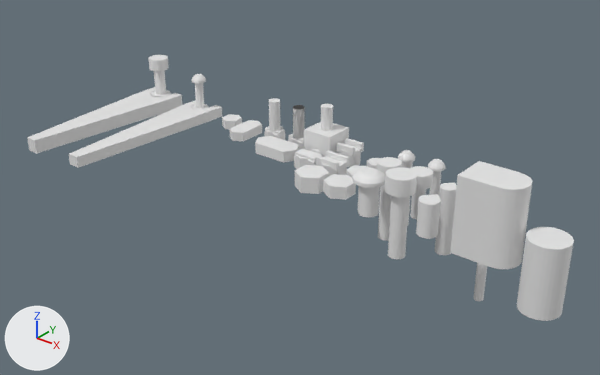
The Blender file lib/screws_and_nuts.blend, before and after one commit.
The view is the same before and after, from a camera (50 mm lens) standing at (124.0, -182.8, 102.6) and looking at (-13.7, -10.7, -4.1). Arrows for +X, +Y and +Z are at lower left; the lights stay in place.

The scene before the commit, as lines of its bpy script (objects in view):
```python
ob_m3_spanner_tool = bpy.data.objects.new('m3_spanner_tool', me_cube_004)
ob_m3_spanner_tool.location = (-74.0, 4.6, 0.0)
ob_m4_spanner_tool_001 = bpy.data.objects.new('m4_spanner_tool.001', me_cube_005)
ob_m4_spanner_tool_001.location = (-95.0, 4.6, 0.0)
ob_nut_m3_002 = bpy.data.objects.new('nut_m3.002', me_cylinder_035)
ob_nut_m3_002.location = (-74.0, 9.0, 0.2)
ob_nut_m3_cut_001 = bpy.data.objects.new('nut_m3_cut.001', me_cylinder_031)
ob_nut_m3_cut_001.parent = ob_m3_spanner_tool
ob_nut_m3_cut_001.location = (-74.0, 9.0, 3.07)
ob_nut_m4_003 = bpy.data.objects.new('nut_m4.003', me_cylinder_037)
ob_nut_m4_003.location = (-95.0, 10.0, 0.0)
ob_nut_m4_insert_cut = bpy.data.objects.new('nut_m4_insert_cut', me_cylinder_015)
ob_nut_m4_insert_cut.location = (-35.0, 0.0, 0.0)
ob_nut_m4_insert_cut_001 = bpy.data.objects.new('nut_m4_insert_cut.001', me_cylinder_036)
ob_nut_m4_insert_cut_001.parent = ob_m4_spanner_tool_001
ob_nut_m4_insert_cut_001.location = (-95.0, 10.0, 0.0)
ob_nut_m4_insert_cut_001.rotation_euler = (0.0, 0.0, 1.571)  # degrees (0, 0, 90)
ob_scrw_m3x12_001 = bpy.data.objects.new('scrw_m3x12.001', me_cylinder_033)
ob_scrw_m3x12_001.location = (-74.0, 9.0, 11.0)
ob_scrw_m4x20_001 = bpy.data.objects.new('scrw_m4x20.001', me_cylinder_038)
ob_scrw_m4x20_001.location = (-95.0, 10.0, 11.0)
# also in view: 'scrw_m5x10__droop_cutout' at (29.0, -9.5, 0.0); 'scrw_m4x10' at (20.0, 0.0, 0.0); 'scrw_m5_head_cutout_halfround' at (47.3, -10.0, 6.1); 'nut_m3_cut_src' at (-30.0, 9.0, 4.3); 'scrw_m5x10_tolerance_cutout' at (10.0, -10.0, 0.0)
```
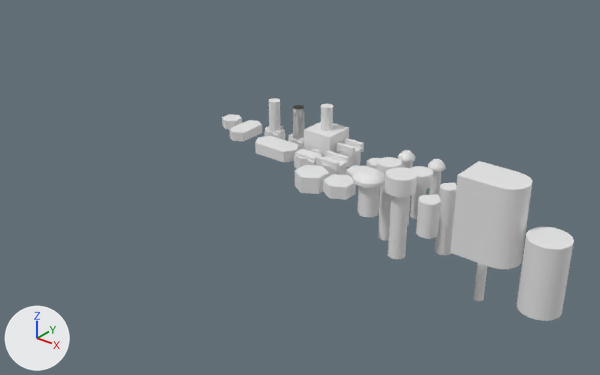
ob_nut_m3_cut_001 is not drawn itself; it is used by a modifier of ob_m3_spanner_tool.
ob_nut_m4_insert_cut_001 is not drawn itself; it is used by a modifier of ob_m4_spanner_tool_001.

Where the newer file only moved an object's origin or applied its transform, the numbers keep the older frame.

The edits, one by one:
Object 'm3_spanner_tool' (ob_m3_spanner_tool) is deleted.
Object 'nut_m3_cut.001' (ob_nut_m3_cut_001) is deleted.
Object 'scrw_m3x12.001' (ob_scrw_m3x12_001) is deleted.
Object 'nut_m3.002' (ob_nut_m3_002) is deleted.
Object 'm4_spanner_tool.001' (ob_m4_spanner_tool_001) is deleted.
Object 'nut_m4_insert_cut.001' (ob_nut_m4_insert_cut_001) is deleted.
Object 'nut_m4.003' (ob_nut_m4_003) is deleted.
Object 'scrw_m4x20.001' (ob_scrw_m4x20_001) is deleted.

Location of each change, [x1, y1, x2, y2] in pixels of the pictures (600 x 375 px):
'm4_spanner_tool.001', deleted
    before: [27, 87, 182, 153]
'm3_spanner_tool', deleted
    before: [69, 100, 222, 168]
'scrw_m4x20.001', deleted
    before: [149, 55, 169, 116]
'scrw_m3x12.001', deleted
    before: [191, 74, 206, 108]
'nut_m4.003', deleted
    before: [150, 90, 171, 97]
'nut_m3.002', deleted
    before: [192, 104, 209, 110]
